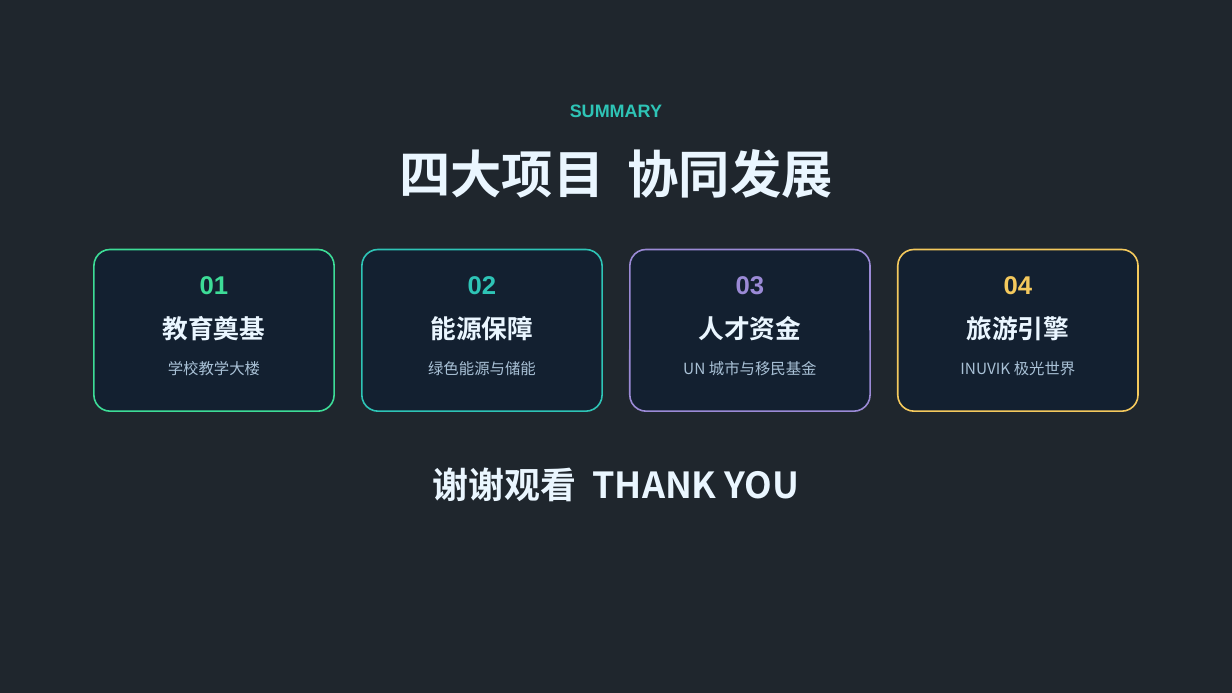
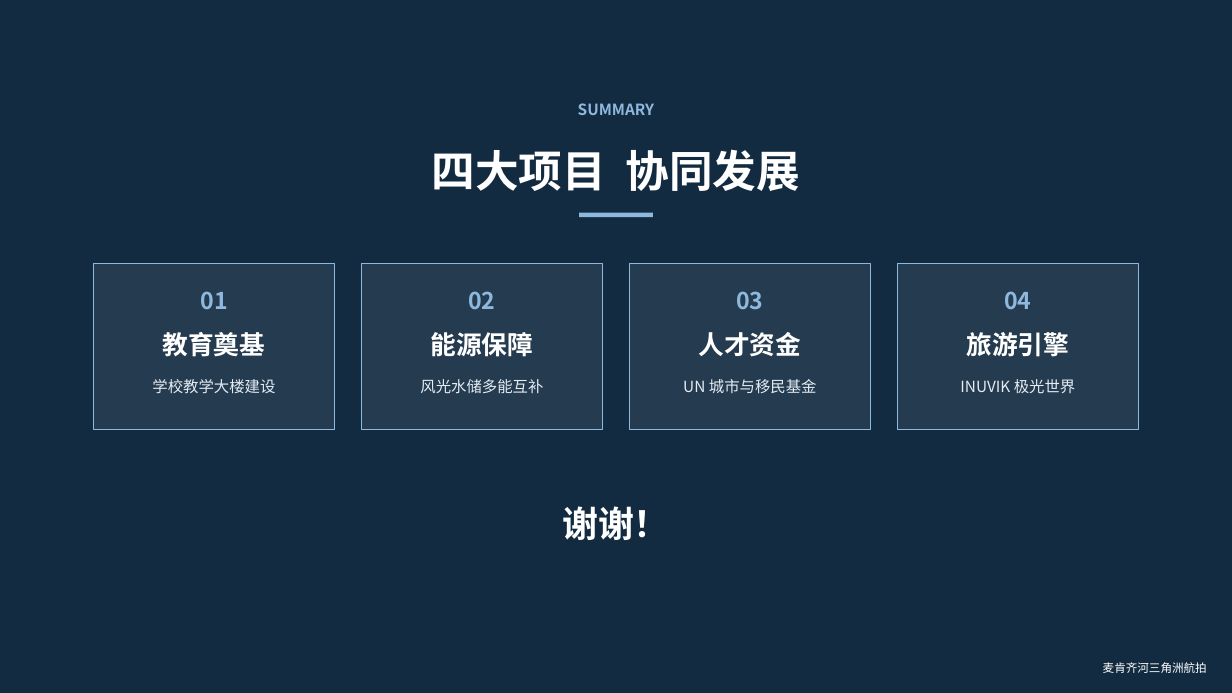
Before and after one commit to plctey/wenjian, a slide deck: slide 16 of nunavik_ppt/努纳维克NUNAVIK地区综合发展规划.pptx. Drawn at 1232x693 pixels with LibreOffice and Linux fonts; fonts in the diff are those of the drawing; background and template pictures are left out; a plain dark background stands for a picture behind light text. Boxes give left, top, right and bottom in pixels: in the first picture for what was removed or moved away, otherwise in the second. Text is boxed around its words. In the diff, an @@ line names an element or a change of style, - is before the commit and + after.

```diff
--- a/nunavik_ppt/努纳维克NUNAVIK地区综合发展规划.pptx
+++ b/nunavik_ppt/努纳维克NUNAVIK地区综合发展规划.pptx
@@ rectangle at box(0, 0, 1232, 693): fill #0B1D33 at 35% opacity to #0F2B46 at 84% opacity @@
@@ text "SUMMARY" at box(578, 103, 654, 115): size 14 to 12 pt, font Arial to Noto Sans CJK SC, text colour #2EC4B6 to #8FB8DE; line spacing 1.15 to 1.2 @@
@@ text "四大项目 协同发展" at box(432, 149, 800, 191): size 40 to 34 pt, text colour #EAF6FF to #FFFFFF; line spacing 1.15 to 1.2 @@
@@ rectangle added at box(579, 213, 653, 217), fill #8FB8DE @@
@@ rounded rectangle removed at box(94, 250, 335, 411) @@
@@ rectangle added at box(94, 263, 335, 430), fill #FFFFFF at 8% opacity, outline #8FB8DE 0.75 pt @@
@@ rounded rectangle removed at box(362, 250, 603, 411) @@
@@ rectangle added at box(362, 263, 603, 430), fill #FFFFFF at 8% opacity, outline #8FB8DE 0.75 pt @@
@@ rounded rectangle removed at box(630, 250, 871, 411) @@
@@ rectangle added at box(630, 263, 871, 430), fill #FFFFFF at 8% opacity, outline #8FB8DE 0.75 pt @@
@@ rounded rectangle removed at box(898, 250, 1139, 411) @@
@@ rectangle added at box(898, 263, 1139, 430), fill #FFFFFF at 8% opacity, outline #8FB8DE 0.75 pt @@
@@ text "01": place and size @@
-text "01" at box(200, 276, 229, 295)
+text "01" at box(200, 291, 227, 310)
@@ text "01" at box(200, 291, 227, 310): size 20 to 18 pt, font Arial to Noto Sans CJK SC, text colour #3DDC97 to #8FB8DE; line spacing 1.15 to 1.2 @@
@@ text "02": place and size @@
-text "02" at box(468, 276, 497, 294)
+text "02" at box(468, 291, 495, 310)
@@ text "02" at box(468, 291, 495, 310): size 20 to 18 pt, font Arial to Noto Sans CJK SC, text colour #2EC4B6 to #8FB8DE; line spacing 1.15 to 1.2 @@
@@ text "03": place and size @@
-text "03" at box(736, 276, 765, 295)
+text "03" at box(736, 291, 763, 310)
@@ text "03" at box(736, 291, 763, 310): size 20 to 18 pt, font Arial to Noto Sans CJK SC, text colour #9B8AD6 to #8FB8DE; line spacing 1.15 to 1.2 @@
@@ text "04": place and size @@
-text "04" at box(1004, 276, 1033, 295)
+text "04" at box(1004, 291, 1031, 310)
@@ text "04" at box(1004, 291, 1031, 310): size 20 to 18 pt, font Arial to Noto Sans CJK SC, text colour #F4C95D to #8FB8DE; line spacing 1.15 to 1.2 @@
@@ text colour #EAF6FF to #FFFFFF; line spacing 1.15 to 1.2 in 4 elements at box(431, 332, 534, 357), box(163, 332, 266, 357), box(699, 332, 802, 357), box(966, 332, 1069, 357) @@
@@ text at box(152, 379, 275, 394): text changed; text colour #A9C1D6 to #E4ECF4 @@
-学校教学大楼
+学校教学大楼建设
@@ text added at box(420, 379, 543, 393), 12 pt, text #E4ECF4 @@
+风光水储多能互补
@@ text removed at box(428, 361, 536, 375) @@
-绿色能源与储能
@@ text "UN 城市与移民基金" at box(683, 379, 817, 394): text colour #A9C1D6 to #E4ECF4; line spacing 1.15 to 1.2 @@
@@ 6 texts: place and size @@
-6 texts at box(163, 316, 1076, 375)
+6 texts at box(163, 332, 1076, 394)
@@ text "INUVIK 极光世界" at box(960, 379, 1076, 393): text colour #A9C1D6 to #E4ECF4; line spacing 1.15 to 1.2 @@
@@ text at box(562, 506, 670, 540): text changed; text colour #EAF6FF to #FFFFFF @@
-谢谢观看 THANK YOU
+谢谢！
@@ text added at box(1103, 662, 1207, 673), 9 pt, text #FFFFFF @@
+麦肯齐河三角洲航拍
```
Also in this commit, not shown: 15 other slides changed, 1 slide added, 32 other files.
